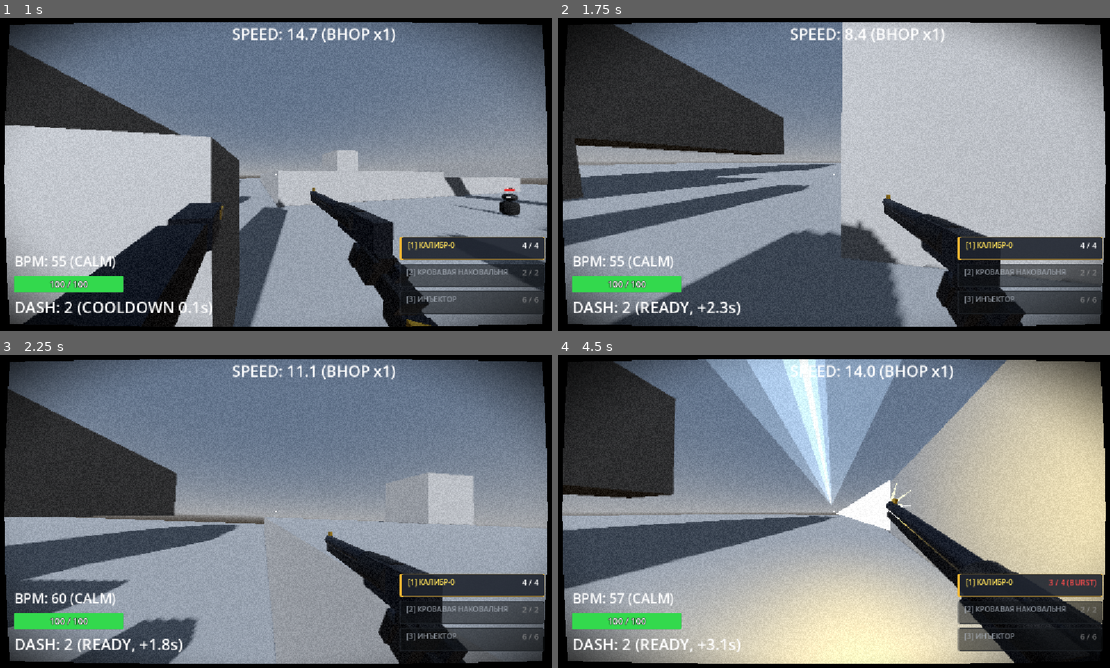
Above: before the commit, frames 1-4 (two rows, left to right).
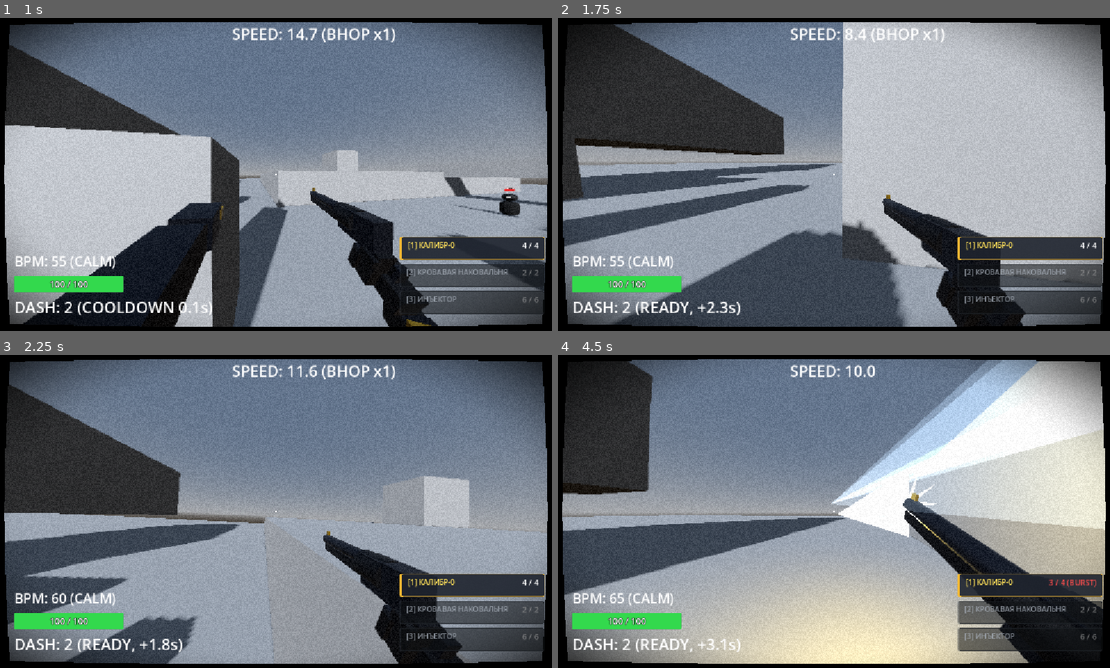
Above: after the commit, the same moments.

Repository: ggou3/voidkill
Game: Godot game, scene res://world.tscn
Two runs of this game, one before a commit and one after it. Both use one fixed random seed, a clock stepped at 60 frames per second and the inputs below.
Inputs (mouse positions are in pixels of both pictures, inside the frame that each line leads up to):
- Up to frame 1 (1 s): tap Enter at 0.5 s; move the mouse to (309, 174) at 0.52 s; hold W (move_forward) from 0.53 s (still down); hold Shift (dash) from 0.53 s (still down); tap Space (jump) at 0.77 s; tap F (melee) at 0.8 s
- Up to frame 2 (1.75 s): keep holding W (move_forward); tap Space (jump) at 1.07, 1.52 s; move the mouse to (806, 174) at 1.27 s; release Shift (dash) at 1.28 s; tap F (melee) at 1.35 s; tap C (slam) at 1.55 s
- Up to frame 3 (2.25 s): keep holding W (move_forward); tap Space (jump) at 1.82 s; move the mouse to (292, 505) at 2.02 s; hold C (slam) from 2.03 s (still down)
- Up to frame 4 (4.5 s): keep holding W (move_forward); tap Ctrl (slide) at 2.3, 2.85 s; move the mouse to (828, 517) at 2.77 s; release C (slam) at 2.78 s; tap Space (jump) at 3.02, 3.05, 3.32 s; move the mouse to (878, 514) at 3.52 s; hold Space (jump) 3.53-4.28 s; tap Shift (dash) at 3.8 s; move the mouse to (789, 508) at 4.27 s; right-click (789, 508) at 4.35 s

Frame 1 is identical in both runs. In frame 2, 0.2% of the frame differs, in the area x 3-92%, y 1-98%; in frame 3, 3.2%; in frame 4, 36%, in the area x 0-100%, y 1-99%.

Commit message:
Remove legacy blood_timer and migrate slide/bhop/air-control to BPM

Diff:
--- a/enemy.gd
+++ b/enemy.gd
@@ -689,7 +689,6 @@
 		var player = get_tree().get_first_node_in_group("player")
 		if is_instance_valid(player) and "skills" in player and player.skills:
 			player.skills.add_dash_charge()
-			player.skills.activate_blood_buff()
 		set_state(State.DEAD)
 
 
--- a/player.gd
+++ b/player.gd
@@ -124,20 +124,20 @@
 	return game_manager
 
 func is_blood_active() -> bool:
-	return is_on_blood or (skills != null and skills.has_blood_buff())
+	return is_on_blood
 
 func has_infinite_ammo() -> bool:
 	return skills != null and skills.has_method("get_bpm_tier") and skills.get_bpm_tier() == "OVERDRIVE"
 
+func get_bpm_ratio() -> float:
+	var bpm_val = skills.bpm if is_instance_valid(skills) else 50.0
+	return clampf((bpm_val - 50.0) / 150.0, 0.0, 1.0)
+
 func get_current_max_speed() -> float:
-	var bpm_val = skills.bpm if is_instance_valid(skills) else 50.0
-	var bpm_ratio = clampf((bpm_val - 50.0) / 150.0, 0.0, 1.0)
-	return lerp(normal_max_speed, blood_buffed_max_speed, bpm_ratio)
+	return lerp(normal_max_speed, blood_buffed_max_speed, get_bpm_ratio())
 
 func get_bpm_damage_reduction() -> float:
-	var bpm_val = skills.bpm if is_instance_valid(skills) else 50.0
-	var bpm_ratio = clampf((bpm_val - 50.0) / 150.0, 0.0, 1.0)
-	return lerp(0.0, 0.30, bpm_ratio)
+	return lerp(0.0, 0.30, get_bpm_ratio())
 
 func _ready():
 	is_dead = false
@@ -216,20 +216,17 @@
 	var current_speed: float = Vector2(velocity.x, velocity.z).length()
 	var bhop_text = ""
 	if bhop_chain > 0:
-		bhop_text = (" (BLOOD BHOP x" + str(bhop_chain) + ")") if is_blood_active() else (" (BHOP x" + str(bhop_chain) + ")")
+		bhop_text = (" (BHOP x" + str(bhop_chain) + ")")
 	speed_label.text = "SPEED: " + str(snapped(current_speed, 0.1)) + bhop_text
 	if health != _last_displayed_health:
 		_update_health_display(true)
 	weapons.update_hud(has_infinite_ammo())
 
 	if blood_buff_label:
-		var blood_active = is_blood_active()
-		blood_buff_label.visible = blood_active
-		if blood_active:
-			if skills and skills.has_blood_buff():
-				blood_buff_label.text = "★ BLOOD FRENZY (" + ("%.1f" % skills.blood_timer) + "s) ★"
-			else:
-				blood_buff_label.text = "★ BLOOD ACTIVE ★"
+		var blood_surf = is_sliding and is_on_blood
+		blood_buff_label.visible = blood_surf
+		if blood_surf:
+			blood_buff_label.text = "★ BLOOD SURF (+3 BPM/s) ★"
 
 	if post_process_rect and post_process_rect.material:
 		post_process_rect.material.set_shader_parameter("player_speed", current_speed)
@@ -319,9 +316,6 @@
 		is_sliding = true
 	if is_sliding and current_horiz_speed < CROUCH_SPEED + 0.8:
 		is_sliding = false
-
-	if is_sliding and is_on_blood:
-		skills.activate_blood_buff()
 
 	# Гравитация в воздухе (при wallrun гравитация своя, существенно сниженная)
 	if not is_on_floor() and not skills.is_dashing and not skills.is_slamming and not is_wallrunning:
@@ -445,7 +439,8 @@
 				and speed_2d >= (WALK_SPEED * 0.7)
 
 			if is_clean_bhop:
-				var mult = bhop_blood_speed_multiplier if is_blood_active() else bhop_speed_multiplier
+				var bpm_r = get_bpm_ratio()
+				var mult = lerp(bhop_speed_multiplier, bhop_blood_speed_multiplier, bpm_r)
 				var boosted = clamp(speed_2d * mult, speed_2d, cap)
 				var dir = Vector2(velocity.x, velocity.z).normalized()
 				if dir == Vector2.ZERO:
@@ -458,7 +453,7 @@
 				velocity.x = dir.x * boosted
 				velocity.z = dir.y * boosted
 				bhop_chain += 1
-				head.add_recoil(0.045 if is_blood_active() else 0.035, 0.0)
+				head.add_recoil(lerp(0.035, 0.045, bpm_r), 0.0)
 				time_on_ground = 0.0
 				prev_air_time = 0.0
 				if skills and skills.has_method("add_bpm"):
@@ -628,8 +623,7 @@
 	# Поддерживаем и слегка разгоняем скорость вдоль стены
 	var cur_horiz = Vector2(velocity.x, velocity.z).length()
 	var run_speed = clamp(max(cur_horiz, wallrun_speed) + delta * 2.0, wallrun_speed, wallrun_max_speed)
-	if skills.has_blood_buff():
-		run_speed *= 1.2
+	run_speed *= lerp(1.0, 1.2, get_bpm_ratio())
 
 	var move_vel = wall_tangent * run_speed
 
@@ -644,20 +638,15 @@
 	velocity.y -= slip_accel * delta
 
 func handle_slide_physics(vel_2d: Vector2, direction: Vector3, delta: float) -> Vector2:
+	var bpm_r = get_bpm_ratio()
 	if direction:
 		var current_slide_speed = vel_2d.length()
 		if current_slide_speed > 0.1:
-			var turn_speed = 3.0 if skills.has_blood_buff() else 1.5
+			var turn_speed = lerp(1.5, 3.0, bpm_r)
 			var target_dir = Vector2(direction.x, direction.z)
 			vel_2d = vel_2d.normalized().lerp(target_dir, turn_speed * delta).normalized() * current_slide_speed
 
-	var active_friction = NORMAL_SLIDE_FRICTION
-	if skills.has_blood_buff():
-		if skills.blood_timer <= 2.0:
-			active_friction = lerp(NORMAL_SLIDE_FRICTION, BLOOD_SLIDE_FRICTION, skills.blood_timer / 2.0)
-		else:
-			active_friction = BLOOD_SLIDE_FRICTION
-
+	var active_friction = lerp(NORMAL_SLIDE_FRICTION, BLOOD_SLIDE_FRICTION, bpm_r)
 	vel_2d = vel_2d.move_toward(Vector2.ZERO, active_friction * delta)
 
 	var cap = get_current_max_speed()
@@ -690,12 +679,12 @@
 				var cur_wish_speed = vel_2d.dot(wish_dir)
 				var add_speed = air_wish_cap - cur_wish_speed
 				if add_speed > 0.0:
-					var eff_accel = air_accel * (1.3 if is_blood_active() else 1.0)
+					var eff_accel = air_accel * lerp(1.0, 1.3, get_bpm_ratio())
 					var accel_amount = min(eff_accel * delta, add_speed)
 					vel_2d += wish_dir * accel_amount
 
 				# Плавный CPM поворот вектора скорости без потери набранной величины скорости
-				var steer_rate = 2.4 if is_blood_active() else 1.5
+				var steer_rate = lerp(1.5, 2.4, get_bpm_ratio())
 				if vel_2d.length_squared() > 0.001:
 					vel_2d = vel_2d.normalized().lerp(wish_dir, steer_rate * delta).normalized() * vel_2d.length()
 		else:
@@ -1177,7 +1166,6 @@
 			head.trigger_melee_impact(executed_any)
 			if killed_any and skills:
 				skills.add_dash_charge()
-				skills.activate_blood_buff()
 	else:
 		# РЕЖИМ 2: Одиночный прямой слабый удар ближнего боя (RayCast + SphereCast)
 		var to_pos = from_pos + aim_dir * melee_range
@@ -1229,7 +1217,6 @@
 
 			if will_kill and skills:
 				skills.add_dash_charge()
-				skills.activate_blood_buff()
 
 		print("[MELEE] Speed: %.2f (Live: %.2f, Peak: %.2f) | Thresh: %.2f | SHOCKWAVE: false | Dmg: %d | Hit: %s" % [
 			effective_speed, cur_speed, recent_peak_speed, cone_melee_speed_threshold, melee_damage, str(hit_anything)
--- a/skill_manager.gd
+++ b/skill_manager.gd
@@ -12,9 +12,6 @@
 const SLAM_AOE = 6.0
 const SLAM_DMG = 30
 const SLAM_CD = 4.0
-
-@export var blood_buff_duration: float = 7.0 # Длительность активного кровавого баффа (было 5.0 сек)
-const BLOOD_DUR = 7.0
 
 var dashes = MAX_DASH
 var dash_timer_cd = 0.0
@@ -26,7 +23,6 @@
 
 var is_slamming = false
 var slam_timer = 0.0
-var blood_timer = 0.0
 
 # --- BPM SYSTEM (Сердцебиение) ---
 const MIN_BPM: float = 50.0
@@ -71,7 +67,6 @@
 		dash_interval_timer -= delta
 
 	if slam_timer > 0: slam_timer -= delta
-	if blood_timer > 0: blood_timer -= delta
 
 	# BPM: активный кровавый сёрф (слайд по луже крови): +3 BPM/сек
 	if is_instance_valid(player) and player.is_sliding and player.is_on_blood:
@@ -123,11 +118,12 @@
 	else:
 		return "OVERDRIVE"
 
+# Устаревшие методы кровавого баффа (заменены BPM-системой)
 func activate_blood_buff():
-	blood_timer = blood_buff_duration
+	pass
 
 func has_blood_buff() -> bool:
-	return blood_timer > 0
+	return false
 
 func add_dash_charge():
 	if dashes < MAX_DASH:
Not shown, changed: DESIGN.md
